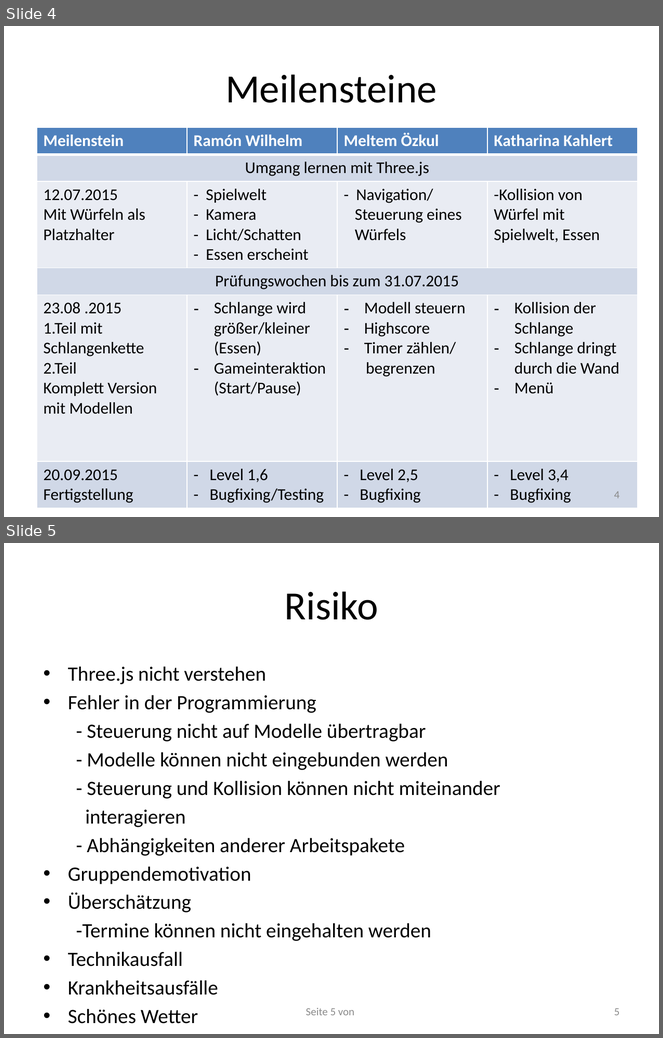
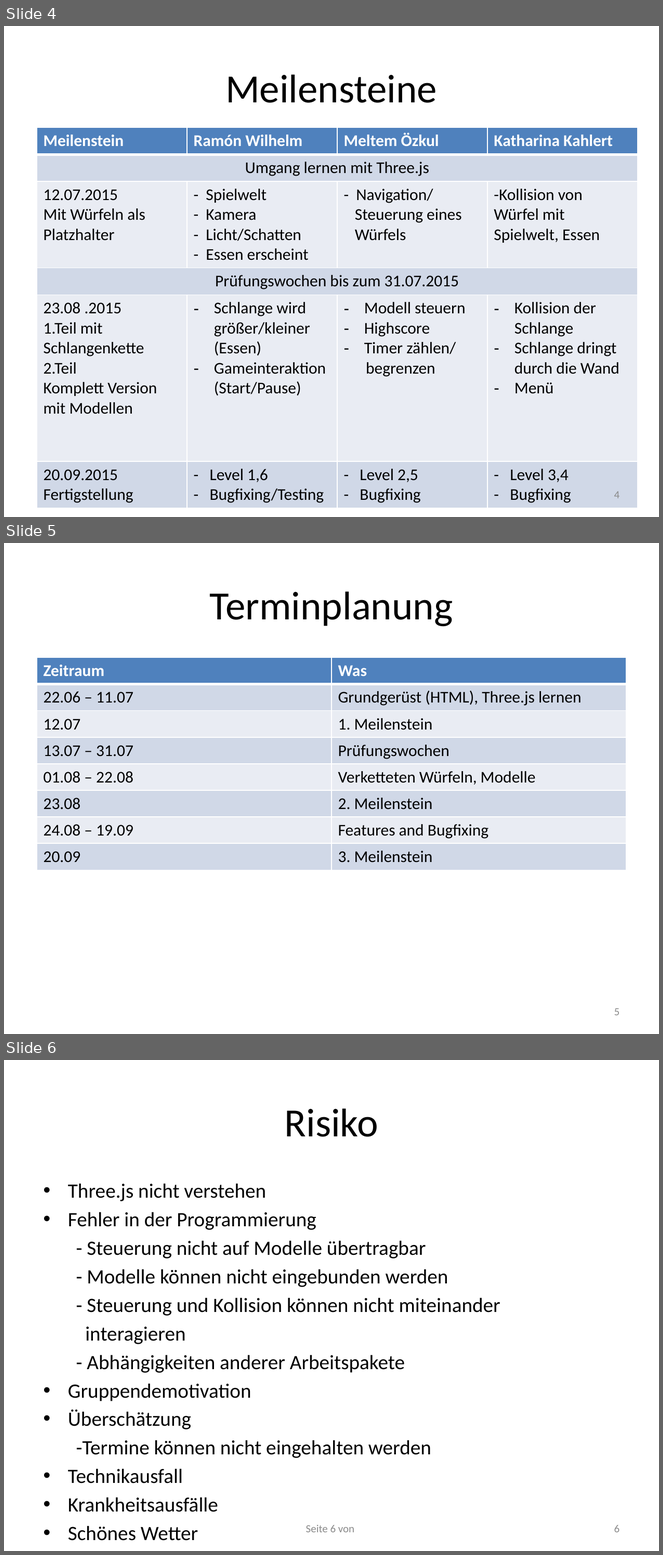
Before and after one commit to RamoramaInteractive/GDV-Projekt, a slide deck: Planungspraesentation-Mitte Juni/Planungspräsentation VálaKathi. 1.pptx. Shown one above the other, each under a label of ours: slides 4 and 5 before the commit, slides 4, 5 and 6 after it. The pictures are 663x1038 and 663x1555 pixels, drawn with LibreOffice and Linux fonts; fonts in the diff are those of the drawing. Boxes give left, top, right and bottom in pixels: in the first picture for what was removed or moved away, otherwise in the second. Text is boxed around its words. In the diff, an @@ line names an element or a change of style, - is before the commit and + after.

Commit message:
Korrektur Präsi

```diff
--- a/Planungspraesentation-Mitte Juni/Planungspräsentation VálaKathi. 1.pptx
+++ b/Planungspraesentation-Mitte Juni/Planungspräsentation VálaKathi. 1.pptx
@@ slide 5 added at (4,543,659,1034), background #FFFFFF @@
@@ title added at (210,591,453,627), 44 pt, text #000000 @@
+Terminplanung
@@ table added at (37,657,626,870), 8 rows, 2 columns @@
+Zeitraum | Was
+22.06 – 11.07 | Grundgerüst (HTML), Three.js lernen
+12.07 | 1. Meilenstein
+13.07 – 31.07 | Prüfungswochen
+01.08 – 22.08 | Verketteten Würfeln, Modelle
+23.08 | 2. Meilenstein
+24.08 – 19.09 | Features and Bugfixing
+20.09 | 3. Meilenstein
@@ page number added at (614,1008,620,1016), 12 pt, text #8C8C8C @@
+5
@@ what was slide 5 is now slide 6 @@
@@ page number at (306,1525,354,1533): text changed @@
-Seite 5 von
+Seite 6 von
@@ page number at (614,1525,620,1533): text changed @@
-5
+6
```
